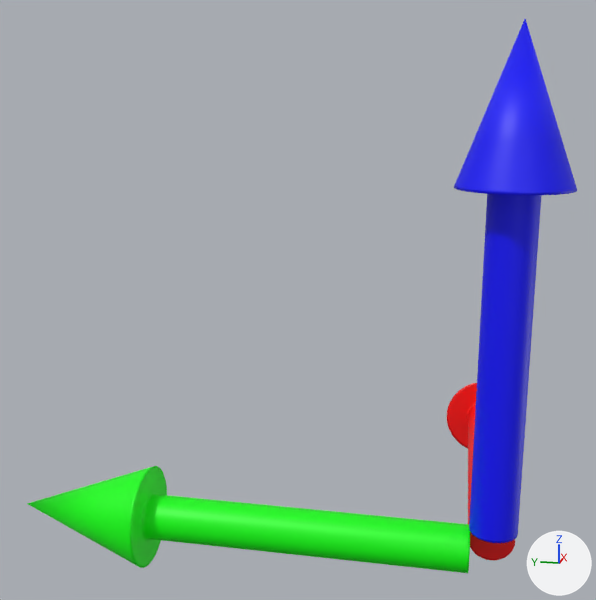
The Blender file project/data/meshes/arrows.blend as it was, and as the next commit left it.
Rendered twice from a camera (50 mm lens) standing at (-1.45, 0.084, 0.833) and looking at (0.407, 0.455, 0.368). The axes (+X, +Y, +Z) are drawn at lower right. The lights are the same throughout.

Script lines for the objects in view, before the commit:
```python
me_cone = bpy.data.meshes.new('Cone')
me_cone.from_pydata(...)  # 321 vertices, 321 faces; spans x 0.08..1.91, y -0.2..0.2, z -0.2..0.2
me_cone.polygons.foreach_set('use_smooth', [True] * 321)
me_cone.materials.append(mat_default_texture_png)  # picture img_default_texture_png
me_cone_001 = bpy.data.meshes.new('Cone.001')
me_cone_001.from_pydata(...)  # 321 vertices, 321 faces; spans x 0.08..1.91, y -0.2..0.2, z -0.2..0.2
me_cone_001.polygons.foreach_set('use_smooth', [True] * 321)
me_cone_001.materials.append(mat_default_texture_png)  # picture img_default_texture_png
me_cone_002 = bpy.data.meshes.new('Cone.002')
me_cone_002.from_pydata(...)  # 321 vertices, 321 faces; spans x 0.08..1.91, y -0.2..0.2, z -0.2..0.2
me_cone_002.polygons.foreach_set('use_smooth', [True] * 321)
me_cone_002.materials.append(mat_default_texture_png)  # picture img_default_texture_png
ob_arrowx = bpy.data.objects.new('ArrowX', me_cone)
ob_arrowx.location = (0.0, 0.0, 0.0)
ob_arrowx.scale = (0.5, 0.5, 0.5)
ob_arrowy = bpy.data.objects.new('ArrowY', me_cone_002)
ob_arrowy.location = (0.0, 0.0, 0.0)
ob_arrowy.rotation_euler = (0.0, 0.0, 1.571)  # degrees (0, 0, 90)
ob_arrowy.scale = (0.5, 0.5, 0.5)
ob_arrowz = bpy.data.objects.new('ArrowZ', me_cone_001)
ob_arrowz.location = (0.0, 0.0, 0.0)
ob_arrowz.rotation_euler = (0.0, -1.571, 0.0)  # degrees (0, -90, 0)
ob_arrowz.scale = (0.5, 0.5, 0.5)
```
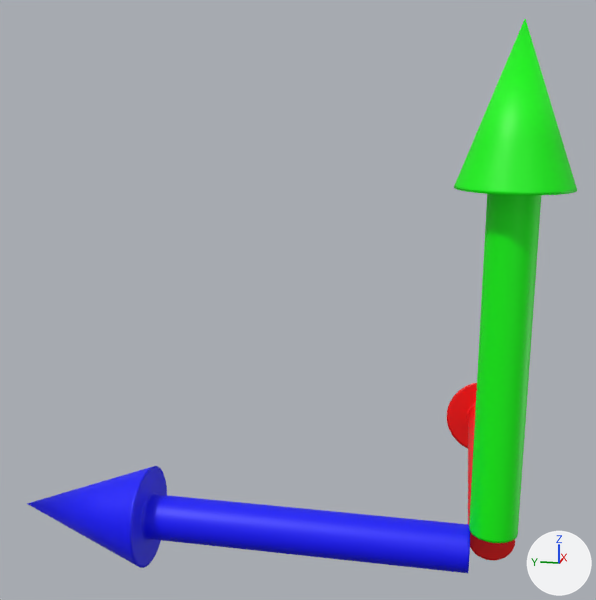
Commit message: Fixed arrows mesh

Changed parts and their boxes (x1, y1, x2, y2) in the pictures (596 x 600 px):
'ArrowY', turned
    before: (27, 466, 470, 573)
    after: (454, 19, 577, 543)
'ArrowZ', turned
    before: (454, 19, 577, 543)
    after: (27, 466, 470, 573)

What changed in the scene script:
```text
Change ob_arrowy:
    ob_arrowy.rotation_euler: (0.0, 0.0, 1.571) -> (1.571, -1.571, 0.0)  # degrees (0, 0, 90) -> degrees (90, -90, 0)
Change ob_arrowz:
    ob_arrowz.rotation_euler: (0.0, -1.571, 0.0) -> (1.571, 0.0, 1.571)  # degrees (0, -90, 0) -> degrees (90, 0, 90)
```
